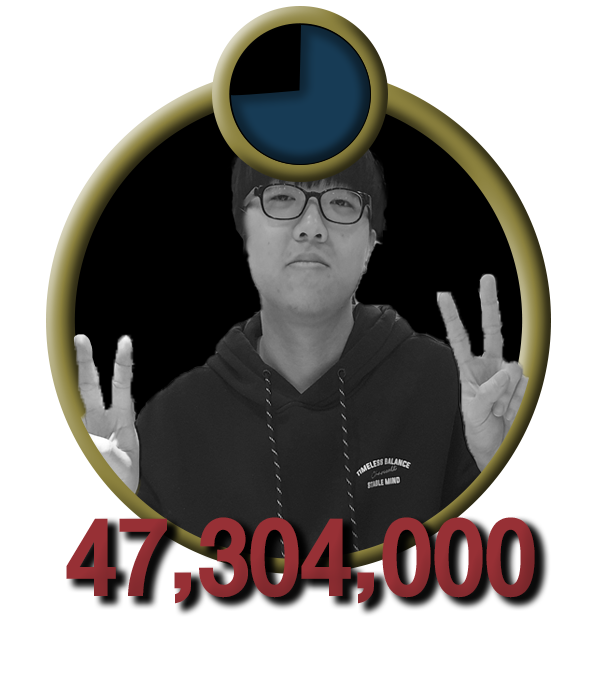
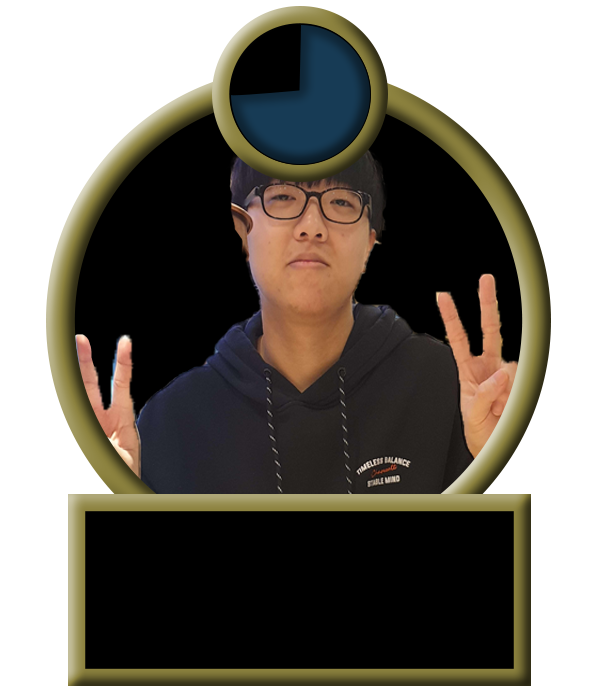
Comparing the layer stacks of the two 600×700 images. Changes:
showed "사각형 1" over 68, 494, 531, 686
hid "47,304,000" over 66, 517, 535, 604
moved "타원 1" (2nd of 2) above "레이어 6" over 66, 149, 550, 574
showed "레이어 6" over 72, 149, 530, 559
hid "레이어 2" over 73, 149, 530, 559
